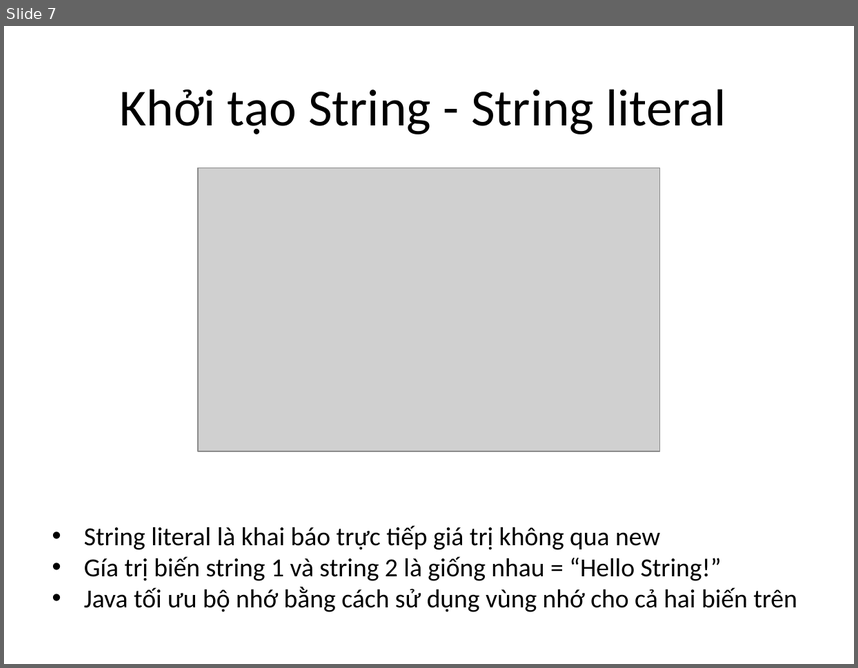
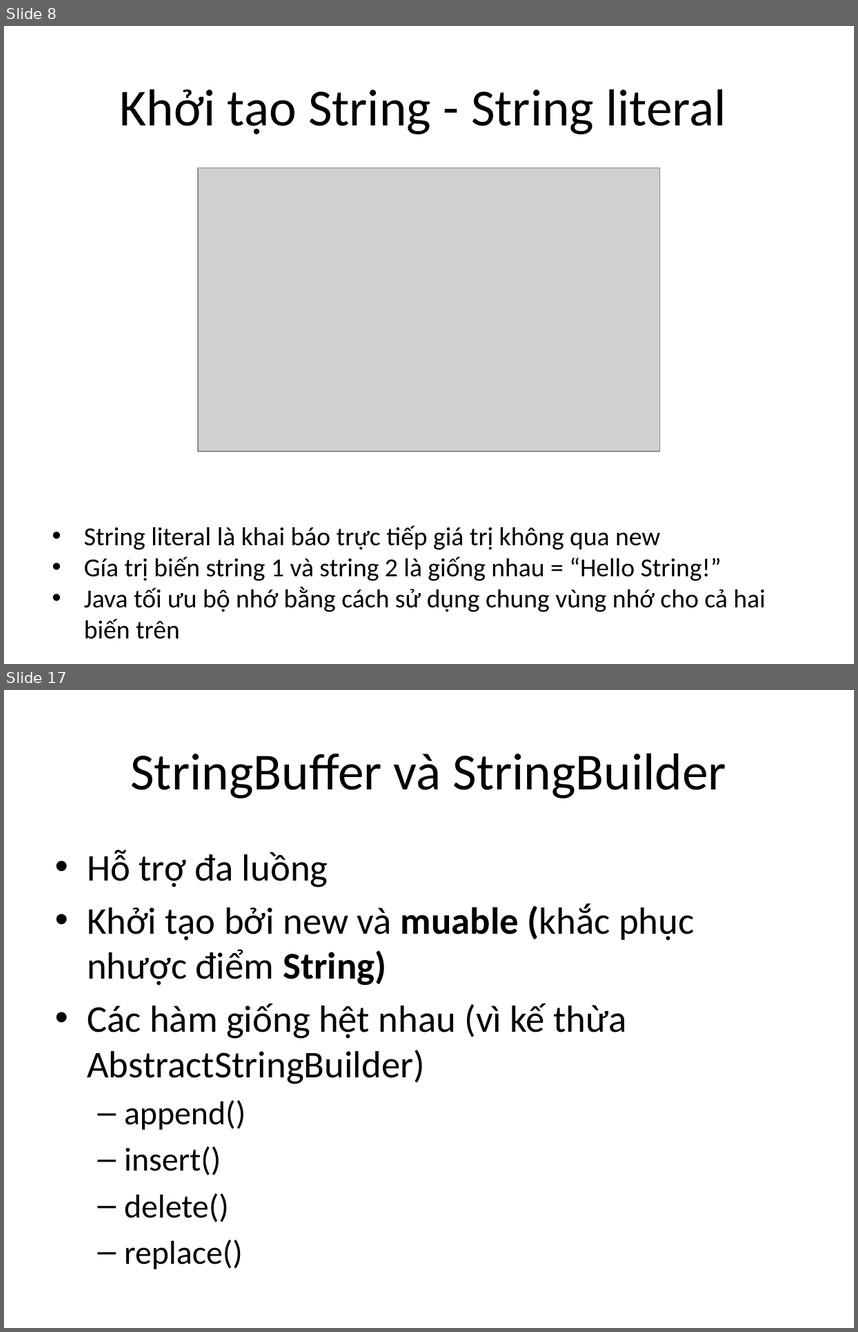
Before and after one commit to phithanh97cs/T3H, a slide deck: 3. Back-end/1. JavaCore/5. String, String Builder, String Buffer.pptx. Shown one above the other, each under a label of ours: slide 7 before the commit, slides 8 and 17 after it; the slides between them are not shown. The pictures are 858x668 and 858x1332 pixels, drawn with LibreOffice and Linux fonts; fonts in the diff are those of the drawing; grey boxes stand for pictures. Boxes give left, top, right and bottom in pixels: in the first picture for what was removed or moved away, otherwise in the second. Text is boxed around its words. In the diff, an @@ line names an element or a change of style, - is before the commit and + after.

```diff
--- a/3. Back-end/1. JavaCore/5. String, String Builder, String Buffer.pptx
+++ b/3. Back-end/1. JavaCore/5. String, String Builder, String Buffer.pptx
@@ slide 17 added at <box>4,690,854,1328</box>, background #FFFFFF @@
@@ title added at <box>130,753,726,798</box>, 44 pt, text #000000 @@
+StringBuffer và StringBuilder
@@ text added at <box>87,849,694,1269</box>, 32 pt, text #000000 @@
+• Hỗ trợ đa luồng
+• Khởi tạo bởi new và muable (khắc phục nhược điểm String)
+• Các hàm giống hệt nhau (vì kế thừa AbstractStringBuilder)
+  – append()
+  – insert()
+  – delete()
+  – replace()
@@ what was slide 7 is now slide 8 @@
@@ slide 8 changed as well @@
@@ text at <box>84,586,765,639</box>: text changed @@
-• Java tối ưu bộ nhớ bằng cách sử dụng vùng nhớ cho cả hai biến trên
+• Java tối ưu bộ nhớ bằng cách sử dụng chung vùng nhớ cho cả hai biến trên
```
Also in this commit, not shown: 4 other slides changed, 14 other slides added.
